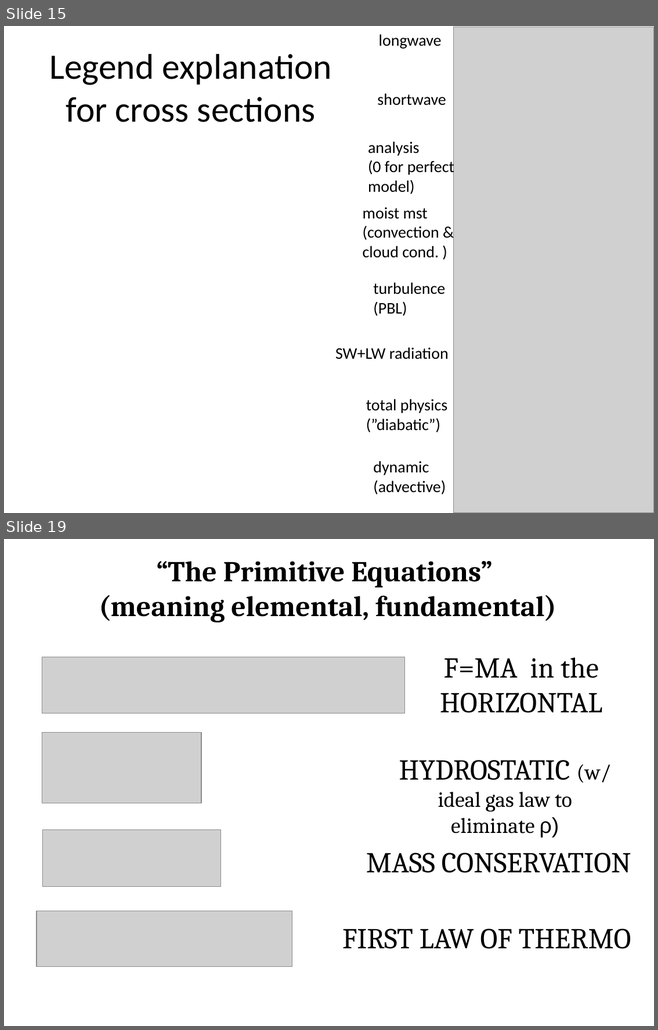
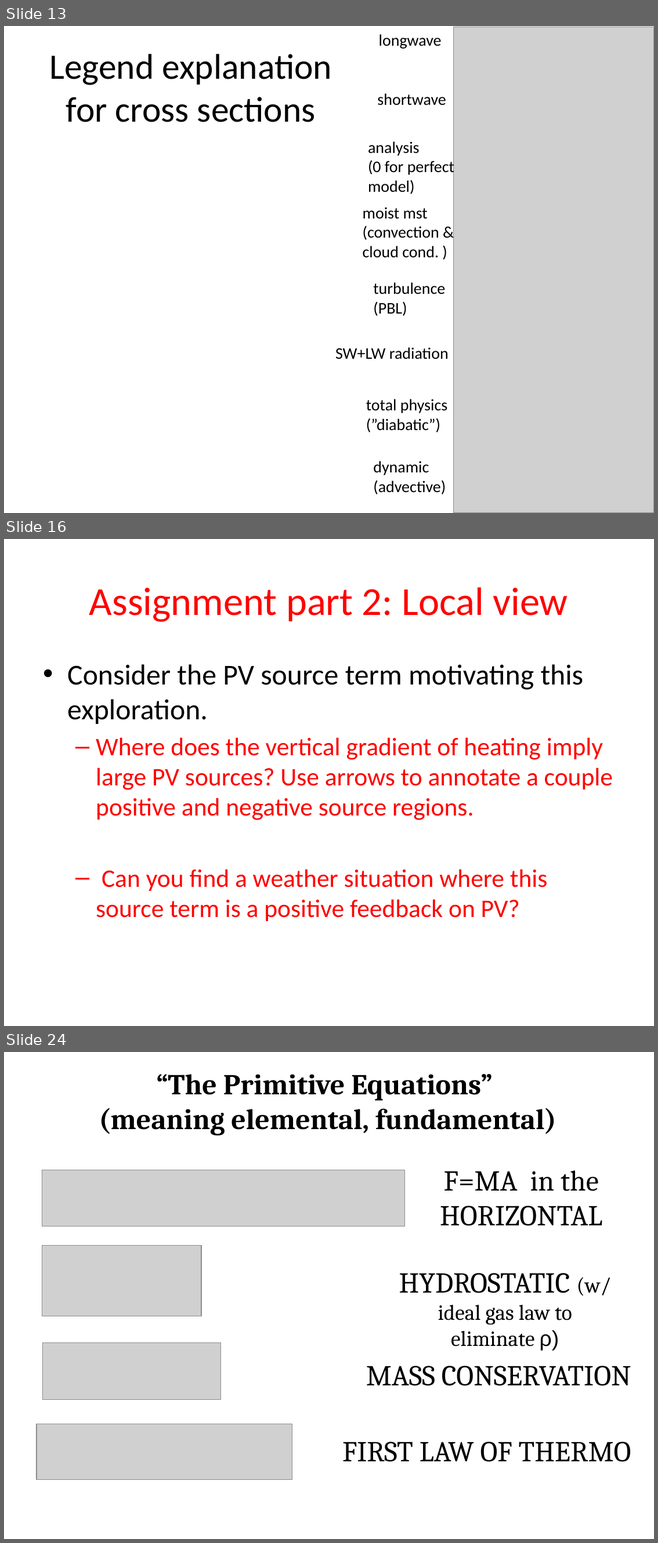
Before and after one commit to weiming9115/ATM651_IntroAtmDynamics, a slide deck: Unit2-WHch7/PV_budget_heatingrates_spinupconcept.pptx. Shown one above the other, each under a label of ours: slides 15 and 19 before the commit, slides 13, 16 and 24 after it; the slides between them are not shown. The pictures are 658x1030 and 658x1543 pixels, drawn with LibreOffice and Linux fonts; fonts in the diff are those of the drawing; grey boxes stand for pictures. Boxes give left, top, right and bottom in pixels: in the first picture for what was removed or moved away, otherwise in the second. Text is boxed around its words. In the diff, an @@ line names an element or a change of style, - is before the commit and + after.

Commit message:
updated assignment ppt

```diff
--- a/Unit2-WHch7/PV_budget_heatingrates_spinupconcept.pptx
+++ b/Unit2-WHch7/PV_budget_heatingrates_spinupconcept.pptx
@@ slide 16 added at bbox=[4, 539, 654, 1026], background #FFFFFF @@
@@ title added at bbox=[89, 587, 568, 622], 44 pt, text #FF0000 @@
+Assignment part 2: Local view
@@ text added at bbox=[67, 664, 612, 921], 28 pt, text #FF0000 @@
+• Consider the PV source term motivating this exploration.
+  – Where does the vertical gradient of heating imply large PV sources? Use arrows to annotate a couple positive and negative source regions.
+  – Can you find a weather situation where this source term is a positive feedback on PV?
@@ what was slide 15 is now slide 13 @@
@@ what was slide 19 is now slide 24 @@
```
Also in this commit, not shown: 10 slides changed, 8 other slides added, 4 slides removed.
